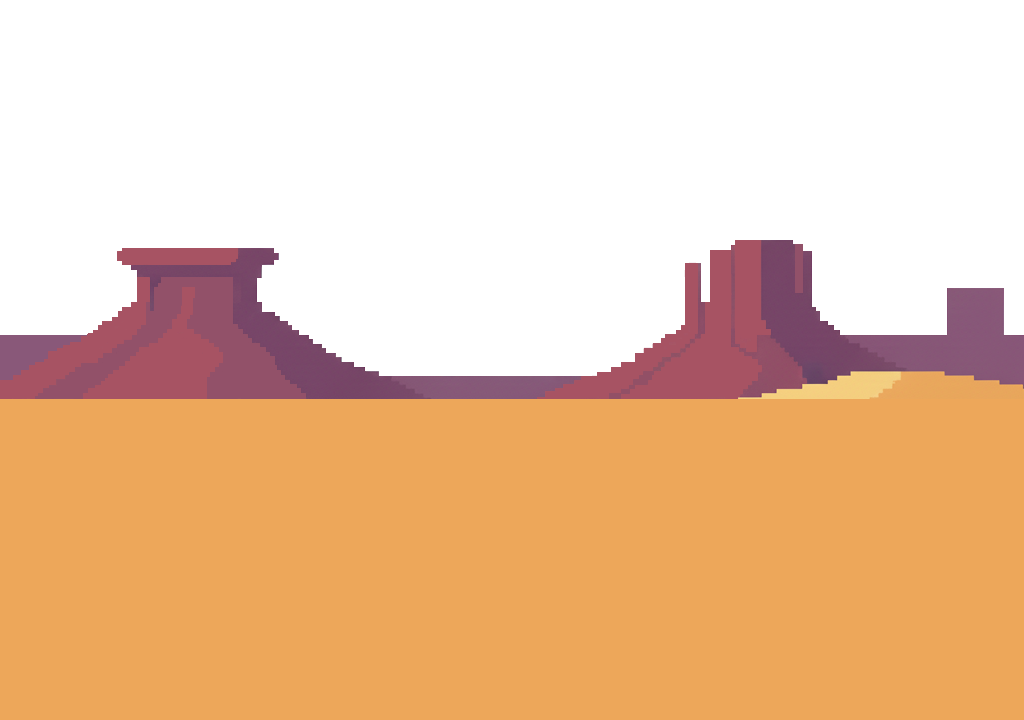
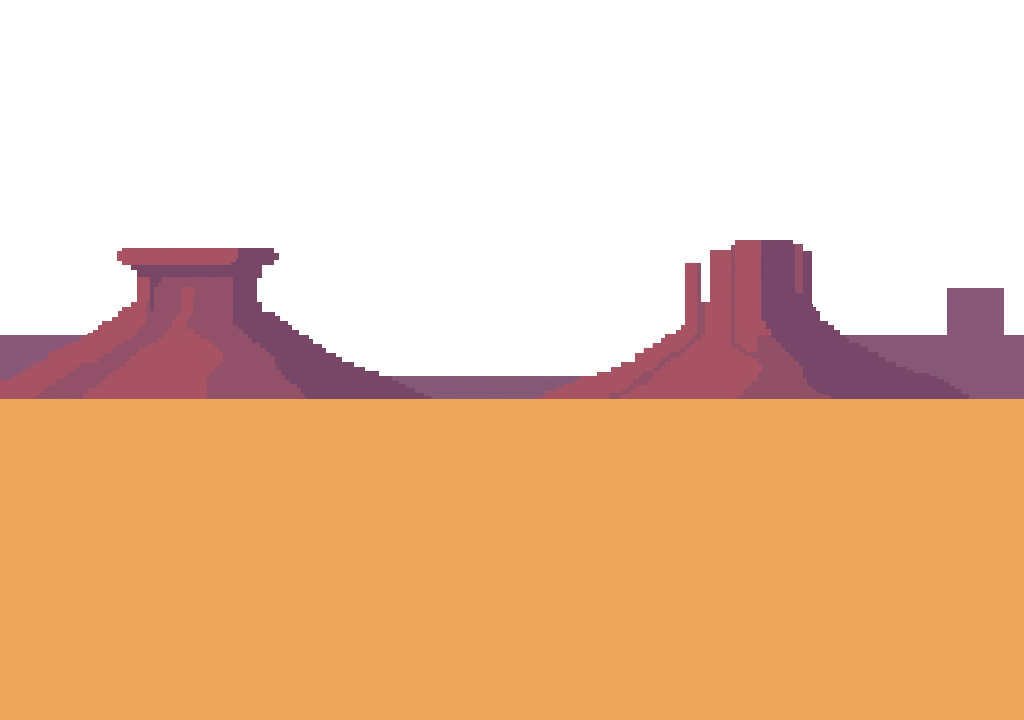
Layers edited between the first and the second w=1024, h=720 image:
painted on "Capa pegada" over [131, 240, 1024, 399]
